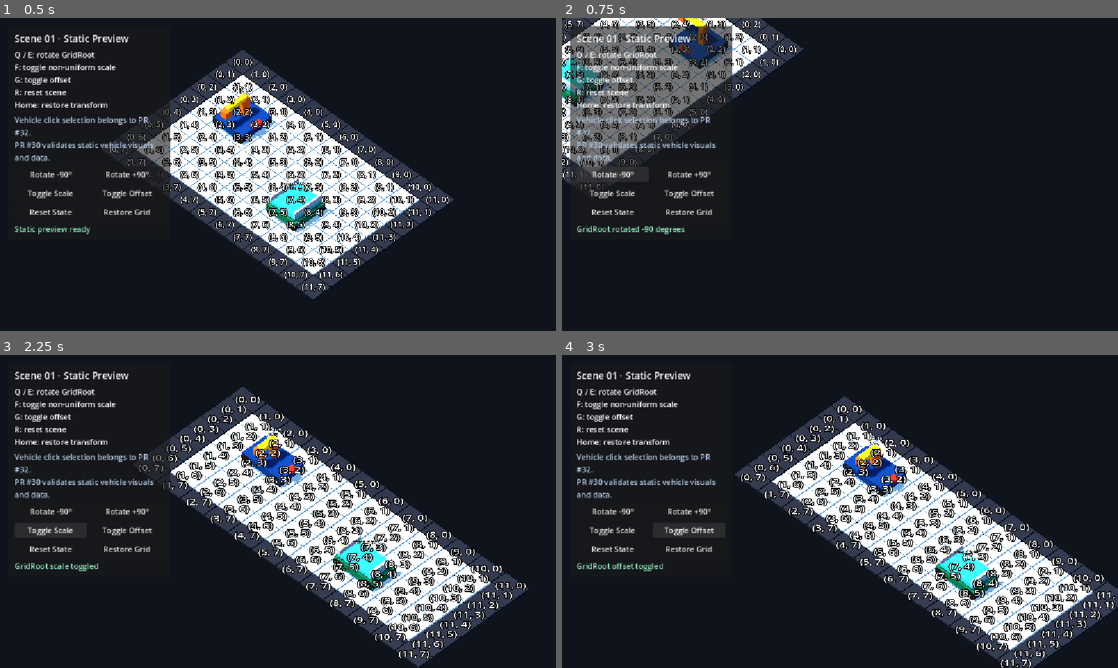
Above: before the commit, frames 1-4 (two rows, left to right).
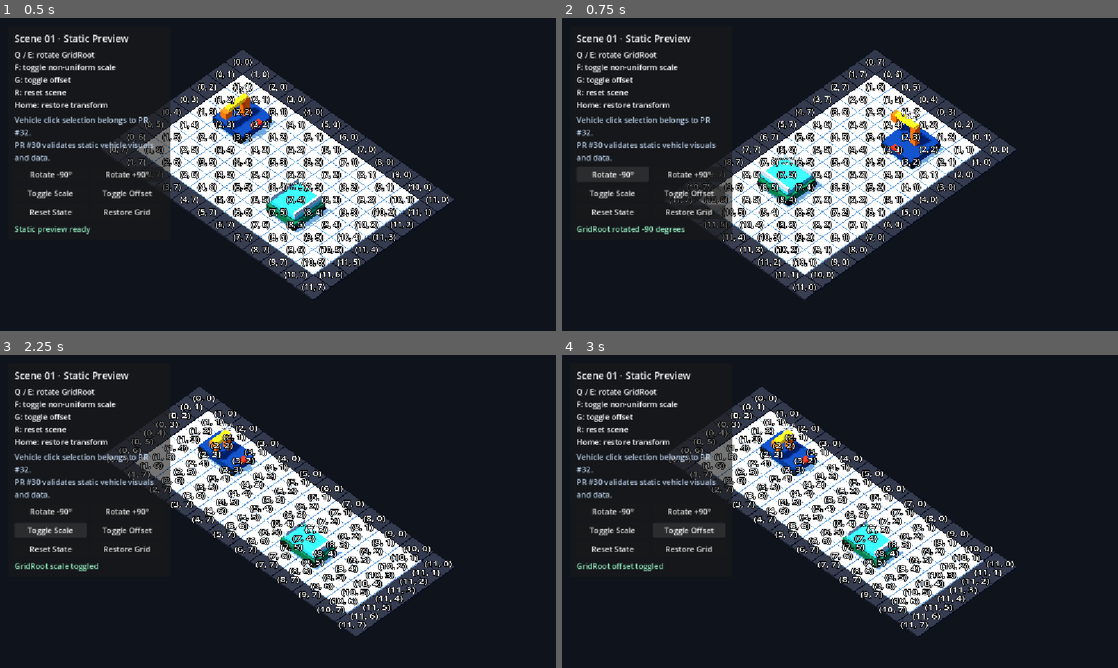
Above: after the commit, the same moments.

Repository: Ri0n72Y/automata
Game: Godot game, scene res://scenes/scene_01/scene_01_basic_packing.tscn
Two runs of this game, one before a commit and one after it. Both use one fixed random seed, a clock stepped at 60 frames per second and the inputs below.
Inputs:
- Up to frame 1 (0.5 s): no input
- Up to frame 2 (0.75 s): click "Rotate -90°" at 0.5 s
- Up to frame 3 (2.25 s): click "Rotate +90°" at 1.25 s; click "Toggle Scale" at 2 s
- Up to frame 4 (3 s): click "Toggle Offset" at 2.75 s

Frame 1 is identical in both runs. In frame 2, 32% of the frame differs, in the area x 0-82%, y 0-90%; in frame 3, 23%; in frame 4, 27%.

Commit message:
fix(scene-01): reframe camera after grid transforms

Diff:
--- a/scripts/scene_01/scene_01_controller.gd
+++ b/scripts/scene_01/scene_01_controller.gd
@@ -208,6 +208,7 @@
 	if scene_vehicle_manager != null:
 		scene_vehicle_manager.reset_vehicles()
 		scene_vehicle_manager.sync_vehicles_from_state()
+	_refresh_camera_for_grid()
 
 
 func preview_rotate_grid(direction: int) -> void:
@@ -253,6 +254,7 @@
 		grid_selection_controller.cancel_selection()
 	if scene_vehicle_manager != null:
 		scene_vehicle_manager.sync_vehicles_from_state()
+	_refresh_camera_for_grid()
 
 
 func _configure_initial_grid_dependents() -> bool:
@@ -276,6 +278,17 @@
 	if grid_debug_view != null:
 		grid_debug_view.draw(grid_model)
 
+	_refresh_camera_for_grid()
+	if grid_selection_controller != null:
+		var active_camera: Camera3D
+		if scene_camera_rig != null:
+			active_camera = scene_camera_rig.get_camera()
+		grid_selection_controller.configure(self, active_camera, grid_model.cell_size)
+
+
+func _refresh_camera_for_grid() -> void:
+	if grid_model == null or grid_root == null or scene_camera_rig == null:
+		return
 	var local_center := grid_model.local_origin + Vector3(
 		float(grid_model.width) * grid_model.cell_size * 0.5,
 		0.0,
@@ -285,11 +298,4 @@
 	var world_scale := grid_root.global_basis.get_scale().abs()
 	var world_width := float(grid_model.width) * grid_model.cell_size * world_scale.x
 	var world_height := float(grid_model.height) * grid_model.cell_size * world_scale.z
-
-	if scene_camera_rig != null:
-		scene_camera_rig.configure_for_grid(world_center, world_width, world_height)
-	if grid_selection_controller != null:
-		var active_camera: Camera3D
-		if scene_camera_rig != null:
-			active_camera = scene_camera_rig.get_camera()
-		grid_selection_controller.configure(self, active_camera, grid_model.cell_size)
+	scene_camera_rig.configure_for_grid(world_center, world_width, world_height)
